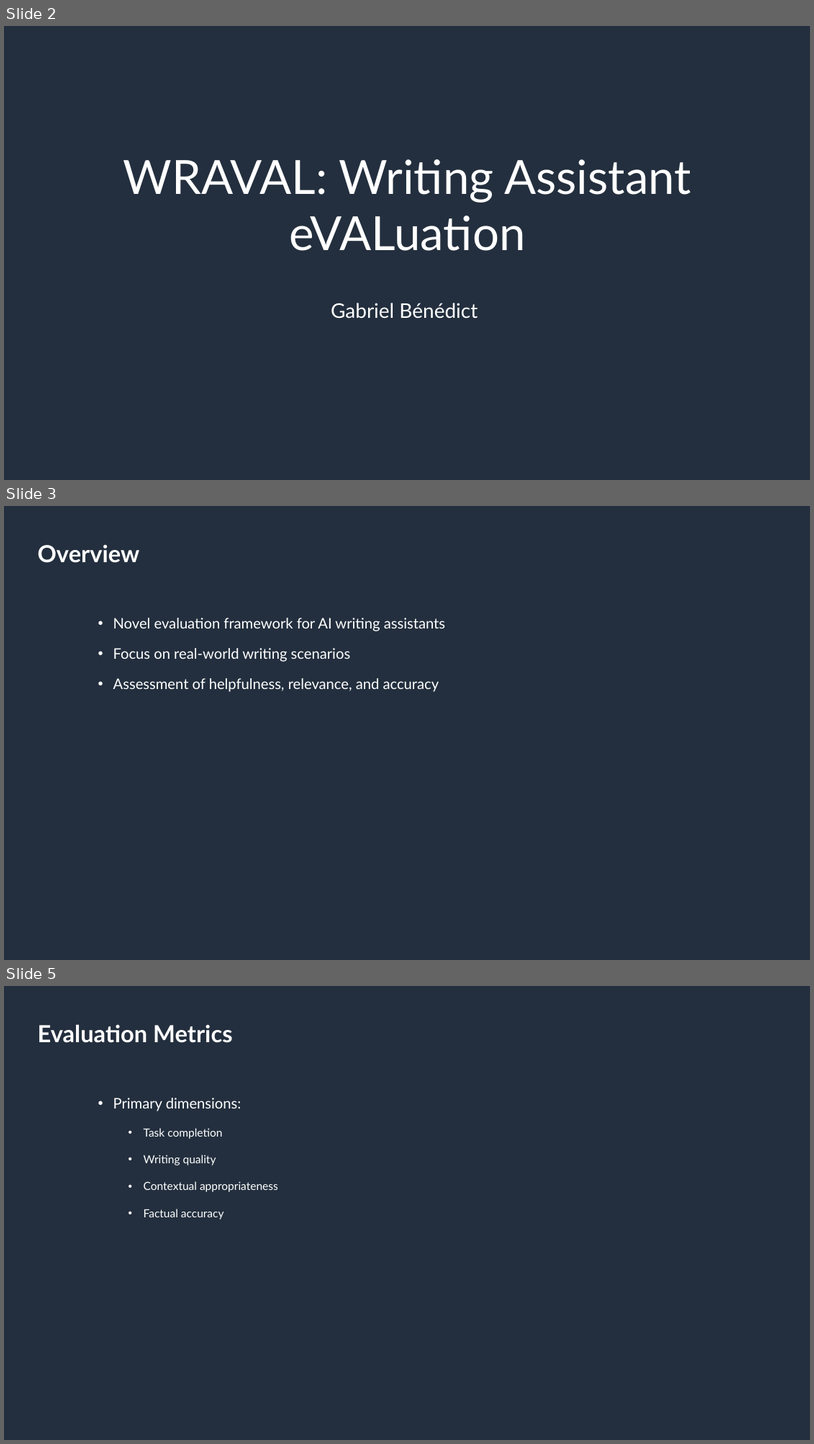
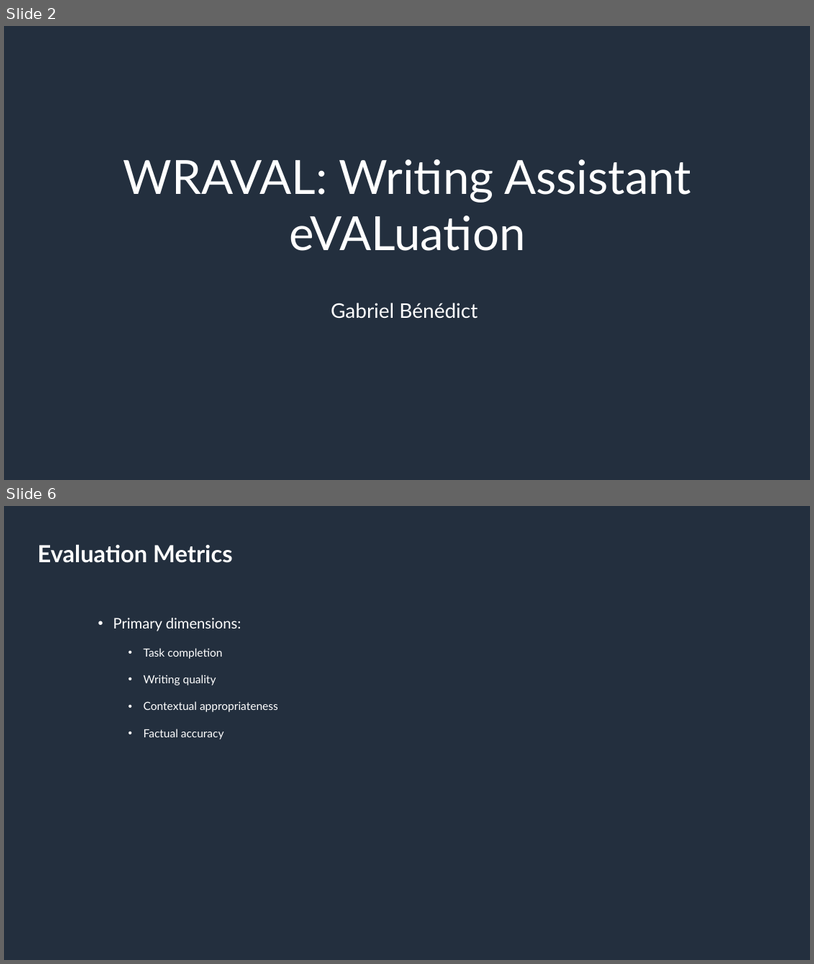
Before and after one commit to amazon-science/wraval, a slide deck: resources/wraval_presentation.pptx. Shown one above the other, each under a label of ours: slides 2, 3 and 5 before the commit, slides 2 and 6 after it; the slides between them are not shown. The pictures are 814x1444 and 814x964 pixels, drawn with LibreOffice and Linux fonts; fonts in the diff are those of the drawing; background and template pictures are left out. Boxes give left, top, right and bottom in pixels: in the first picture for what was removed or moved away, otherwise in the second. Text is boxed around its words. In the diff, an @@ line names an element or a change of style, - is before the commit and + after.

```diff
--- a/resources/wraval_presentation.pptx
+++ b/resources/wraval_presentation.pptx
@@ slide 3 removed at <box>4,506,810,960</box>, background #232F3E @@
@@ title removed at <box>38,545,140,563</box> @@
-Overview
@@ text removed at <box>113,618,445,692</box> @@
-• Novel evaluation framework for AI writing assistants
-• Focus on real-world writing scenarios
-• Assessment of helpfulness, relevance, and accuracy
@@ what was slide 5 is now slide 6 @@
```
Also in this commit, not shown: 5 slides added, 1 other slide removed, 11 other files.
